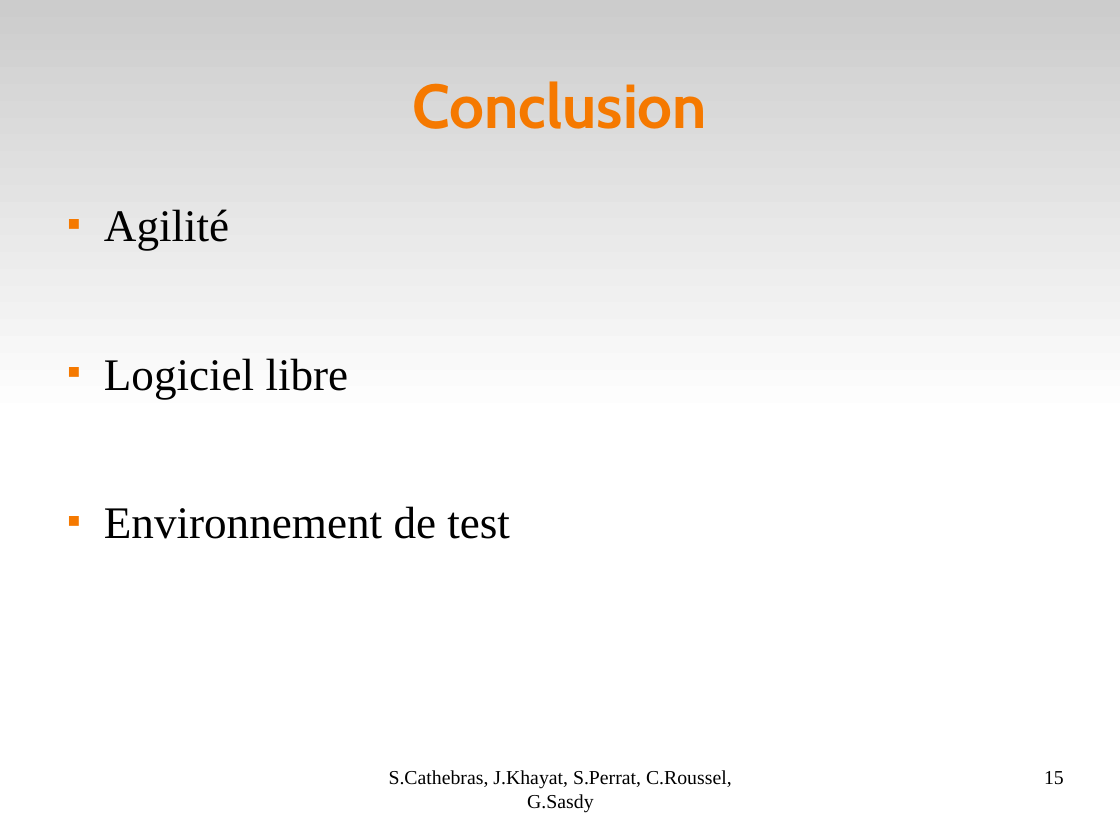
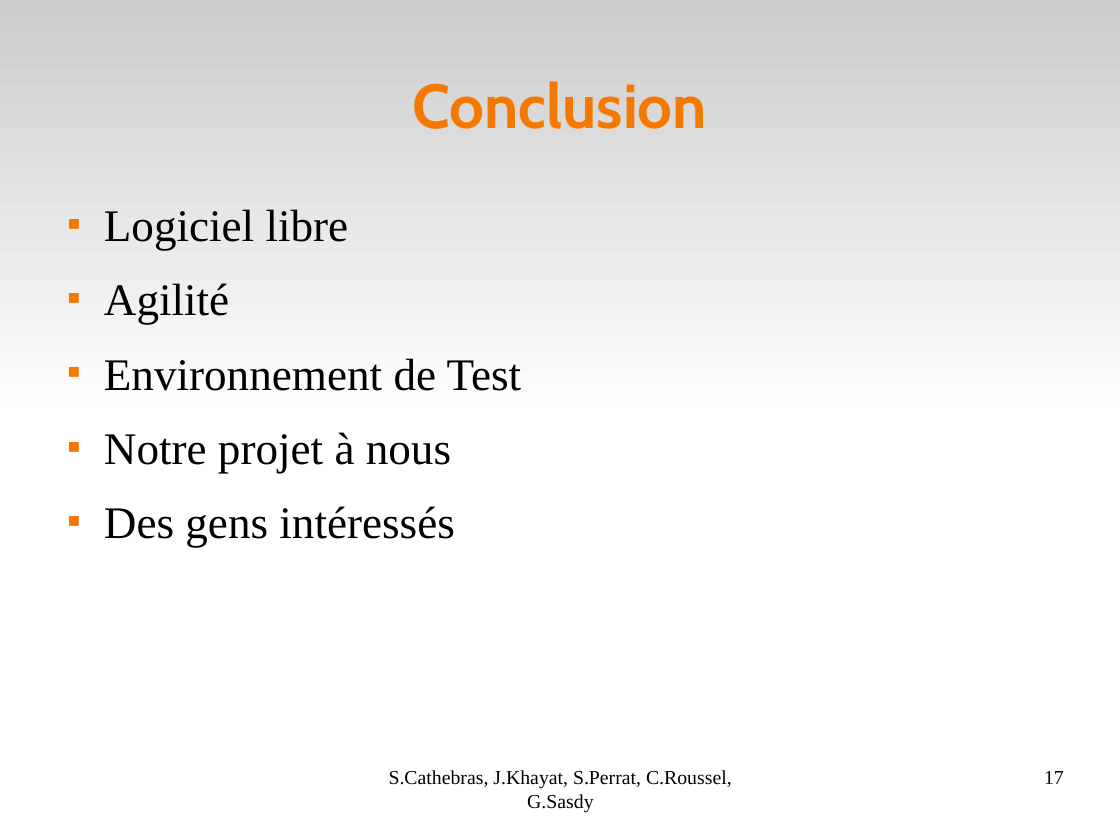
Before and after one commit to Darktrop/git-mediawiki-ensimag, a slide deck: slide 17 of sheme/presoutenance/Bilan.odp (slide 15 before the commit). Drawn at 1120x840 pixels with LibreOffice and Linux fonts; fonts in the diff are those of the drawing. Boxes give left, top, right and bottom in pixels: in the first picture for what was removed or moved away, otherwise in the second. Text is boxed around its words. In the diff, an @@ line names an element or a change of style, - is before the commit and + after.

```diff
--- a/sheme/presoutenance/Bilan.odp
+++ b/sheme/presoutenance/Bilan.odp
@@ text at [104,209,349,250]: paragraph added @@
+■ Logiciel libre
@@ text at [104,358,522,547]: text changed @@
-■ Logiciel libre
-■ Environnement de test
+■ Environnement de Test
+■ Notre projet à nous
+■ Des gens intéressés
@@ page number at [1044,771,1064,784]: text changed @@
-15
+17
```
Also in this commit, not shown: 6 other slides changed, 4 slides removed.
